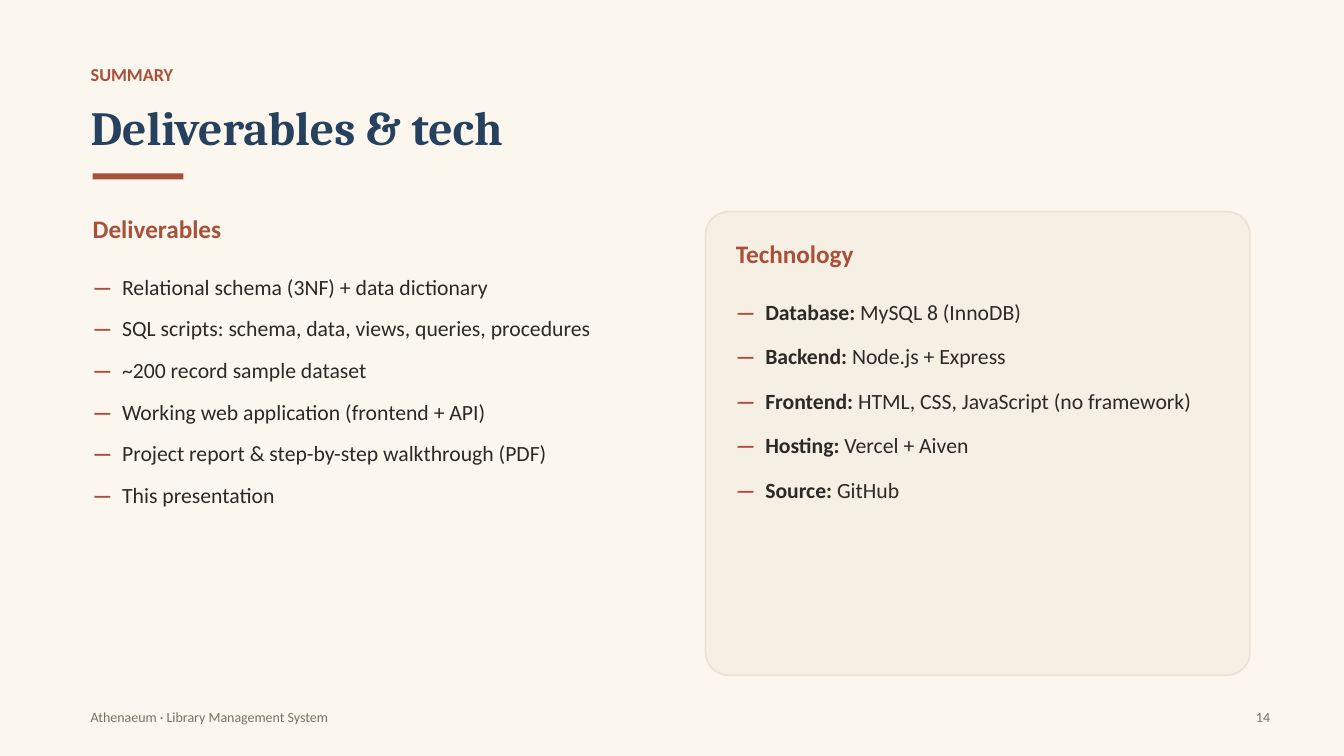
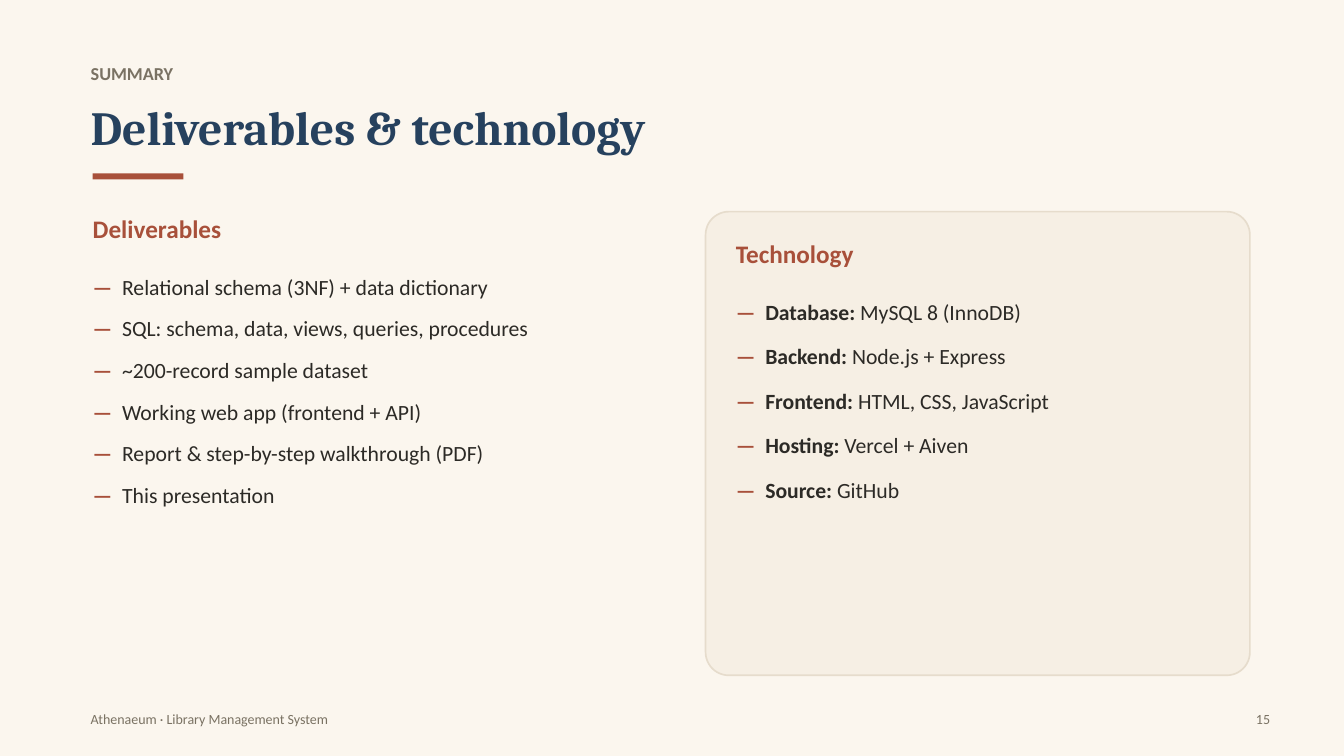
Before and after one commit to Roky777/DBMS_CAPSTONE, a slide deck: slide 15 of docs/Athenaeum_Presentation.pptx (slide 14 before the commit). Drawn at 1344x756 pixels with LibreOffice and Linux fonts; fonts in the diff are those of the drawing. Boxes give left, top, right and bottom in pixels: in the first picture for what was removed or moved away, otherwise in the second. Text is boxed around its words. In the diff, an @@ line names an element or a change of style, - is before the commit and + after.

```diff
--- a/docs/Athenaeum_Presentation.pptx
+++ b/docs/Athenaeum_Presentation.pptx
@@ text "SUMMARY" at [91, 68, 173, 80]: text colour #A8503A to #7A7263; line spacing 1.04 to 1; less space between paragraphs @@
@@ text at [91, 112, 646, 156]: text changed @@
-Deliverables & tech
+Deliverables & technology
@@ rounded rectangle at [706, 212, 1250, 676]: outline #ECE2D4 1.2 pt to #E6DCCC 1.2 pt @@
@@ text at [122, 321, 528, 465]: text changed @@
-— SQL scripts: schema, data, views, queries, procedures
-— ~200 record sample dataset
-— Working web application (frontend + API)
-— Project report & step-by-step walkthrough (PDF)
+— SQL: schema, data, views, queries, procedures
+— ~200-record sample dataset
+— Working web app (frontend + API)
+— Report & step-by-step walkthrough (PDF)
@@ text at [765, 393, 1049, 413]: text changed @@
-— Frontend: HTML, CSS, JavaScript (no framework)
+— Frontend: HTML, CSS, JavaScript
@@ text at [1256, 715, 1270, 724]: text changed @@
-14
+15
```
Also in this commit, not shown: 11 other slides changed, 4 slides added, 3 slides removed, 1 other file.
